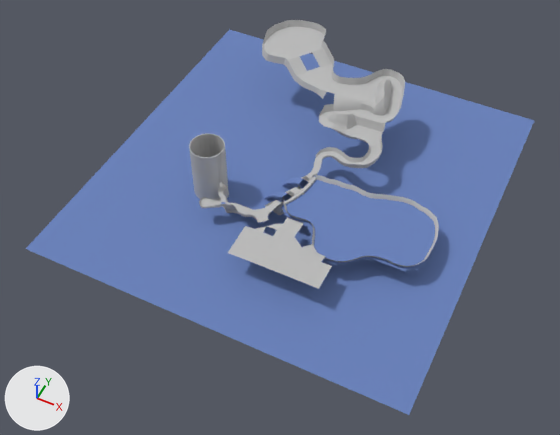
The OBJ model It's TIME for a HERO/Assets/Models/iceMountain/IceWorldPAST.obj as it was, and as the next commit left it.
One viewpoint serves both versions: a 50 mm lens placed at (275.0, -436.0, 566.0), pointed at (46.0, 24.0, -9.0). Lighting does not change. The marker at lower left points along +X, +Y and +Z. Where no turn or scale is listed for an object, it has been applied to the vertices. Vertices at the same position are counted once.

The older version as bpy lines, for what is in view:
```python
me_iceworldpast = bpy.data.meshes.new('IceWorldPAST')
me_iceworldpast.from_pydata(...)  # 4716 vertices, 4357 faces; spans x -147.0..235.0, y -126.0..269.0, z -8.0..69.0
# faces by material slot: [3025, 34, 1298]
me_iceworldpast.materials.append(mat_initialshadinggroup)  # grey #bcbcbc
me_iceworldpast.materials.append(mat_phong1sg)  # its picture is missing
me_iceworldpast.materials.append(mat_lambert2sg)  # blue #6981bc
ob_iceworldpast = bpy.data.objects.new('IceWorldPAST', me_iceworldpast)
ob_iceworldpast.location = (0.0, 0.0, 0.0)
```
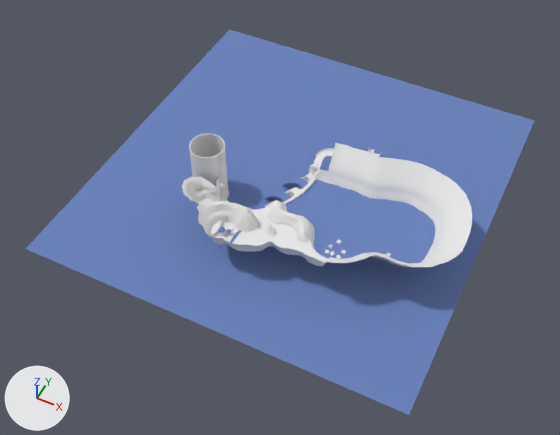
Location of each change, [x1, y1, x2, y2] in pixels of the pictures (560 x 435 px):
'IceWorldPAST', reshaped
    before: [26, 20, 535, 415]
    after: [26, 29, 535, 415]
part 1 of me_iceworldpast, built on
    before: [199, 20, 405, 289]
    after: [182, 143, 472, 267]
part 2 of me_iceworldpast, recoloured (grey to white)
    before: [200, 148, 382, 215]
    after: [200, 148, 382, 214]
part 3 of me_iceworldpast, recoloured (grey to white)
    both: [204, 178, 439, 267]
part 4 of me_iceworldpast, recoloured
    both: [189, 133, 316, 206]
part 5 of me_iceworldpast, recoloured
    after: [281, 185, 304, 202]

Edits to the bpy script that builds the scene:
```text
Add mat_phong6sg:
    mat_phong6sg = principled_material('phong6SG')
    mat_phong6sg.base_color = (0.8, 0.8, 0.8)  # white #e7e7e7
    mat_phong6sg.roughness = 1.0
Add mat_phong3sg:
    mat_phong3sg = principled_material('phong3SG')
    mat_phong3sg.base_color = (0.8, 0.8, 0.8)  # white #e7e7e7
    mat_phong3sg.roughness = 1.0
Add mat_phong5sg:
    mat_phong5sg = principled_material('phong5SG')
    mat_phong5sg.base_color = (0.8, 0.8, 0.8)  # white #e7e7e7
    mat_phong5sg.roughness = 1.0
Add mat_phong4sg:
    mat_phong4sg = principled_material('phong4SG')
    mat_phong4sg.base_color = (0.8, 0.8, 0.8)  # white #e7e7e7
    mat_phong4sg.roughness = 1.0
Add mat_lambert4sg:
    mat_lambert4sg = principled_material('lambert4SG')
    mat_lambert4sg.base_color = (0.8, 0.8, 0.8)  # white #e7e7e7
    mat_lambert4sg.roughness = 1.0
Add mat_phong2sg:
    mat_phong2sg = principled_material('phong2SG')
    mat_phong2sg.base_color = (0.8, 0.8, 0.8)  # white #e7e7e7
    mat_phong2sg.roughness = 1.0
Change me_iceworldpast:
    used by ob_iceworldpast; location = (0.0, 0.0, 0.0)
    remove me_iceworldpast.from_pydata(...)  # 4716 vertices, 4357 faces; spans x -147.0..235.0, y -126.0..269.0, z -8.0..69.0
    add me_iceworldpast.from_pydata(...)  # 8360 vertices, 8097 faces; spans x -147.0..235.0, y -126.0..269.0, z -8.0..60.0
    me_iceworldpast part 1: 20 vertices moved within x -16.0..167.0, y -19.0..92.0, z 0.0..27.0; 625 vertices removed from x -59.0..126.0, y -63.0..237.0, z 0.0..69.0; 4349 vertices added at x -36.0..226.0, y -63.0..103.0, z -3.0..52.0
    me_iceworldpast part 2: 887 faces spanning x -20.0..191.0, y -22.0..110.0, z 0.0..41.0 switch from mat_initialshadinggroup (grey #bcbcbc) to mat_phong2sg (white #e7e7e7)
    me_iceworldpast part 3: 971 faces spanning x -19.0..199.0, y -27.0..74.0, z 0.0..24.0 switch from mat_initialshadinggroup (grey #bcbcbc) to mat_phong3sg (white #e7e7e7)
    me_iceworldpast part 4: 426 faces spanning x -47.0..66.0, y 3.0..69.0, z -8.0..60.0 switch from mat_initialshadinggroup (grey #bcbcbc) to mat_phong4sg (white #e7e7e7)
    me_iceworldpast part 5: 10 faces spanning x 45.0..61.0, y 24.0..59.0, z 13.0..18.0 switch from mat_phong1sg (its picture is missing) to mat_lambert2sg (blue #6981bc)
    add me_iceworldpast.materials.append(mat_phong5sg)  # white #e7e7e7
    add me_iceworldpast.materials.append(mat_lambert4sg)  # white #e7e7e7
    add me_iceworldpast.materials.append(mat_phong6sg)  # white #e7e7e7
```
